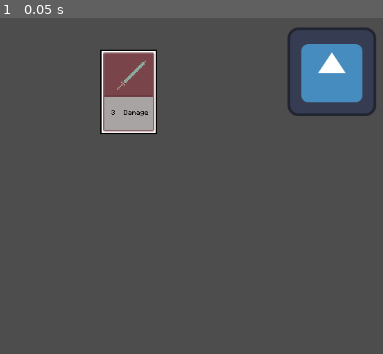
Above: before the commit, frame 1.
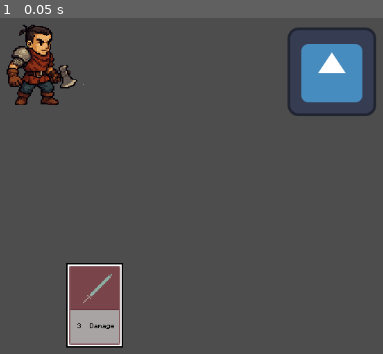
Above: after the commit, the same moment.

Repository: Xyloft94/cardGame
Game: Godot game, scene res://testLevel.tscn
Two runs of this game, one before a commit and one after it. Both use one fixed random seed, a clock stepped at 60 frames per second and the inputs below. The engine's default icon, where the game draws it, is replaced by a stand-in: a white triangle on a blue panel in a dark square.
Inputs:
- Up to frame 1 (0.05 s): no input

The runs differ from the first frame. In frame 1, 9.7% of the frame differs, in the area x 1-41%, y 2-99%.

Commit message:
added a lot of card effects, AP system, basic turn implementation

Diff:
--- a/cardgame/Card.gd
+++ b/cardgame/Card.gd
@@ -1,8 +1,8 @@
 extends Node
 class_name Card
 
-func play(target:Node):
-	pass
+@onready var caster = get_tree().get_first_node_in_group("Warrior")
+@export var APcost :int
 
 func discard():
 	#add one card to draw
@@ -12,9 +12,15 @@
 	pass
 
 func damage(amount:int, target:Node):
+	if caster.has_method("temp_modifyDamage"):
+		amount = caster.temp_modifyDamage(amount)
 	if target.has_method("takeDamage"):
 		target.takeDamage(amount)
 
-func armor(amount:int, target:Node):
-	if target.has_method("gainArmor"):
-		target.gainArmor(amount)
+func armor(amount:int):
+	print("well this works")
+	if caster.has_method("gainArmor"):
+		caster.gainArmor(amount)
+
+func temp_buffDamage(amount: int):
+	caster.temp_modDamage += amount
--- /dev/null
+++ b/cardgame/EventBus.gd
@@ -0,0 +1,3 @@
+extends Node
+
+signal takenDamage(Name:String)
--- a/cardgame/click_box.gd
+++ b/cardgame/click_box.gd
@@ -17,5 +17,5 @@
 			print("this works")
 	if enemy:
 		if event is InputEventMouseButton and event.is_pressed():
-			gameManager.selectedTarget(parent)
+			gameManager.selectedTarget(self)
 			print("still works")
--- a/cardgame/game_manager.gd
+++ b/cardgame/game_manager.gd
@@ -1,11 +1,40 @@
 extends Node2D
 
 var chosenCard: Node = null
+var totalAP : int = 3
+var warriorHurt: bool = true
+var wizardHurt: bool
+var currentTurn = TurnOrder.PLAYER
+enum TurnOrder {PLAYER, ENEMY}
+
 
 func selectedCard(card: Node):
 	chosenCard = card
 
 func selectedTarget(target: Node):
-	if chosenCard:
+	if chosenCard and chosenCard.APcost <= totalAP:
 		chosenCard.play(target.parent)
-		print(chosenCard.Name)
+		totalAP = (totalAP - chosenCard.APcost)
+		print(chosenCard.Name, totalAP)
+
+func enemyTurn():
+	pass
+
+func turnManager():
+	if totalAP == 0:
+		endPlayerTurn()
+
+func endPlayerTurn():
+	warriorHurt = false
+	wizardHurt = false
+	currentTurn = TurnOrder.ENEMY
+
+func endEnemyTurn():
+	currentTurn = TurnOrder.PLAYER
+
+func takenDamage(Name:String):
+	match Name:
+		"Warrior":
+			warriorHurt = true
+		"Wizard":
+			wizardHurt = true
--- a/cardgame/project.godot
+++ b/cardgame/project.godot
@@ -18,6 +18,7 @@
 [autoload]
 
 gameManager="*res://gameManager.tscn"
+EventBus="*res://EventBus.gd"
 
 [rendering]
 
--- a/cardgame/testLevel.tscn
+++ b/cardgame/testLevel.tscn
@@ -1,12 +1,16 @@
-[gd_scene load_steps=3 format=3 uid="uid://6a6hqqmue5mn"]
+[gd_scene load_steps=4 format=3 uid="uid://6a6hqqmue5mn"]
 
 [ext_resource type="PackedScene" uid="uid://c86ne54tedp2m" path="res://warriorDamage.tscn" id="1_coi2b"]
 [ext_resource type="PackedScene" uid="uid://b0d7t8gi0wlq0" path="res://enemy.tscn" id="2_pm7cg"]
+[ext_resource type="PackedScene" uid="uid://cdw86nxxni67b" path="res://warriorTest.tscn" id="3_uivg0"]
 
 [node name="Node2D" type="Node2D"]
 
 [node name="Node2D" parent="." instance=ExtResource("1_coi2b")]
-position = Vector2(391, 261)
+position = Vector2(342, 569)
 
 [node name="enemy" parent="." instance=ExtResource("2_pm7cg")]
 position = Vector2(701, 230)
+
+[node name="warriorTest" parent="." instance=ExtResource("3_uivg0")]
+position = Vector2(267, 224)
--- a/cardgame/warriorDamage.tscn
+++ b/cardgame/warriorDamage.tscn
@@ -10,6 +10,7 @@
 [node name="Node2D" type="Node2D"]
 script = ExtResource("1_4bxlj")
 Name = "Warrior"
+APcost = 1
 
 [node name="clickBox" parent="." node_paths=PackedStringArray("parent") instance=ExtResource("2_n0fqf")]
 player = true
--- /dev/null
+++ b/cardgame/warriorTest.gd
@@ -0,0 +1,23 @@
+extends CharacterBody2D
+
+var health: int = 10
+var armor: int = 0
+var Name: String = "Warrior"
+var temp_modDamage: int = 0
+
+
+
+func takeDamage(damage :int):
+	health = (damage - armor) - health
+	EventBus.emit_signal("takenDamage", Name)
+
+
+func temp_modifyDamage(baseDamage):
+	var newDamage = temp_modDamage + baseDamage
+	temp_modDamage = 0
+	return newDamage
+
+func gainArmor(amount: int):
+	print ("works again")
+	armor += amount
+	print(armor)
--- /dev/null
+++ b/cardgame/warriorTest.tscn
@@ -0,0 +1,19 @@
+[gd_scene load_steps=4 format=3 uid="uid://cdw86nxxni67b"]
+
+[ext_resource type="Script" path="res://warriorTest.gd" id="1_qx86s"]
+[ext_resource type="Texture2D" uid="uid://f2bdeb6jim0c" path="res://Art/warriorSprite.png" id="1_tijxr"]
+
+[sub_resource type="CapsuleShape2D" id="CapsuleShape2D_fwffa"]
+radius = 29.0
+height = 124.0
+
+[node name="warriorTest" type="CharacterBody2D" groups=["Warrior"]]
+script = ExtResource("1_qx86s")
+
+[node name="Sprite2D" type="Sprite2D" parent="."]
+texture = ExtResource("1_tijxr")
+flip_h = true
+
+[node name="CollisionShape2D" type="CollisionShape2D" parent="."]
+position = Vector2(3, 3)
+shape = SubResource("CapsuleShape2D_fwffa")
--- a/cardgame/warrior_damage.gd
+++ b/cardgame/warrior_damage.gd
@@ -1,5 +1,10 @@
 extends "res://Card.gd"
 @export var Name: String
 
+
+
 func play(target):
+	if gameManager.warriorHurt:
+		temp_buffDamage(5)
 	damage(3, target)
+	armor(3)
Binary file added: cardgame/Art/warriorSprite.png
Not shown, added: cardgame/Art/warriorSprite.png.import
